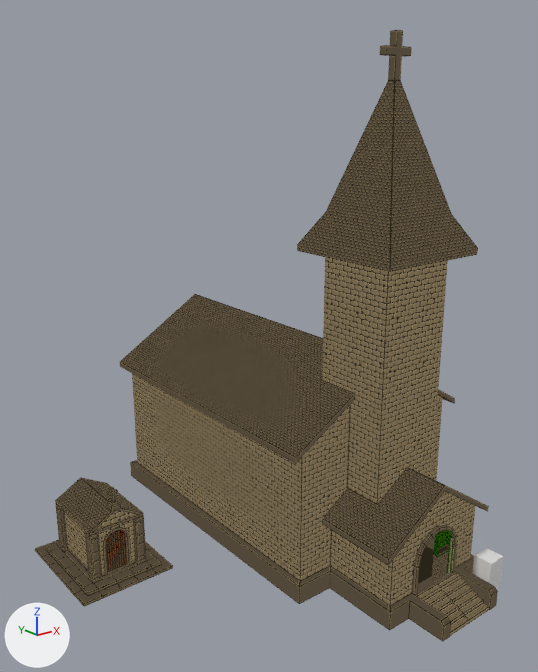
The Blender file Assets/_VanHelsingVR/Art/Blender/Props/Graveyard/Graveyard.blend: old version first, new version second.
The view is the same before and after, from a camera (50 mm lens) standing at (-25.5, -29.2, 23.1) and looking at (-3.5, -1.7, 12.1). Every picture has the same lights, and +X, +Y and +Z are marked at lower left. The older version comes first.

Before the edit, the objects in view are built like this:
```python
ob_church = bpy.data.objects.new('Church', me_cube_025)
ob_church.location = (0.0, 0.0, 5.0)
ob_churchdoor = bpy.data.objects.new('ChurchDoor', me_cube_037)
ob_churchdoor.location = (1.31, -10.12, 1.73)
ob_cube_004 = bpy.data.objects.new('Cube.004', me_cube_031)
ob_cube_004.location = (3.0, -11.0, 0.84)
ob_cube_004.scale = (1.0, 1.0, 1.7)
ob_door = bpy.data.objects.new('Door', me_cube_008)
ob_door.location = (-11.0, 1.17, 1.66)
ob_doorframe = bpy.data.objects.new('DoorFrame', me_cube_003)
ob_doorframe.location = (-11.0, 1.3, 1.66)
ob_mausoleum = bpy.data.objects.new('Mausoleum', me_cube)
ob_mausoleum.location = (-11.0, 3.0, 0.0)
ob_mausoleuminside = bpy.data.objects.new('MausoleumInside', me_cube_002)
ob_mausoleuminside.location = (-11.0, 3.0, 0.0)
# also in view: 'Stairs' at (0.0, -11.3, 0.5)
```
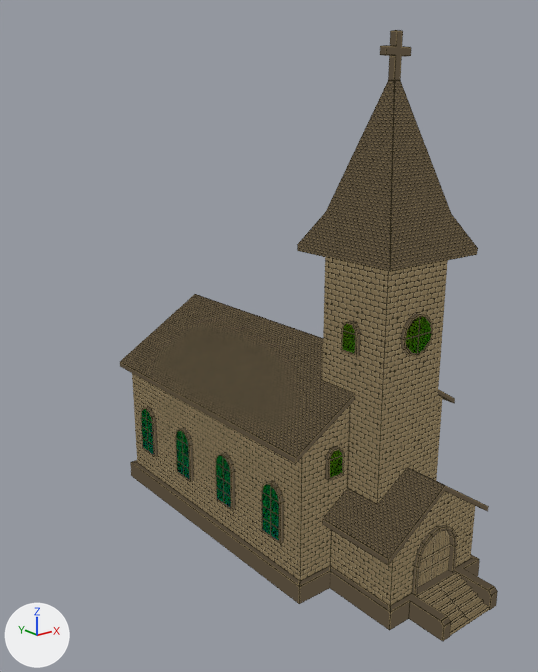
Location of each change, (x1, y1, x2, y2) in pixels of the pictures (538 x 672 px):
'Mausoleum', hidden (brown)
    before: (35, 477, 173, 607)
'ChurchDoor', moved
    before: (432, 531, 455, 582)
    after: (431, 531, 451, 580)
'ChurchWindowFrame.004', added (green)
    after: (262, 484, 280, 543)
'Cube.004', hidden
    before: (472, 547, 503, 588)
'CircularWindowFrame', added (green)
    after: (405, 316, 432, 355)
'DoorFrame', hidden (brown)
    before: (99, 520, 135, 576)
'Door', hidden (brown)
    before: (106, 530, 127, 572)
'ChurchWindowFrame.005', added (green)
    after: (216, 455, 231, 509)
'ChurchWindowFrame.006', added (green)
    after: (176, 430, 190, 480)
'ChurchDoor.001', added (brown)
    after: (418, 537, 434, 587)
'ChurchWindowFrame.007', added (green)
    after: (141, 409, 154, 455)
'SmallWindowFrame.003', added
    after: (342, 323, 356, 355)
'ChurchWindow.004', added
    after: (261, 481, 284, 544)
'SmallWindowFrame.001', added
    after: (329, 449, 343, 479)
'ChurchWindow.005', added
    after: (215, 452, 236, 511)
'CircularWindow', added
    after: (400, 313, 433, 356)
'ChurchWindow.006', added
    after: (175, 428, 194, 482)
'ChurchWindow.007', added
    after: (141, 407, 158, 457)
'SmallWindow.003', added
    after: (341, 321, 361, 357)
'SmallWindow.001', added
    after: (325, 446, 344, 481)
'MausoleumInside', hidden (mostly hidden)
    before: (108, 564, 128, 574)

What changed in the scene script:
```text
Change me_cube_037:
    remove me_cube_037.from_pydata(...)  # 66 vertices, 64 faces; spans x -1.31..0.0, y -0.03..0.22, z -0.73..2.08
    add me_cube_037.from_pydata(...)  # 66 vertices, 64 faces; spans x -1.31..0.0, y -0.22..0.03, z -0.77..2.05
    me_cube_037 part 1: the whole mesh is moved by (0.0, -0.19, -0.03)
Change ob_cube_004:
    add ob_cube_004.hide_set(True)
Change ob_churchdoor:
    ob_churchdoor.location: (1.31, -10.12, 1.73) -> (1.31, -9.72, 1.77)
Change ob_door:
    add ob_door.hide_set(True)  # its collection is switched off
Change ob_doorframe:
    add ob_doorframe.hide_set(True)  # its collection is switched off
Change ob_mausoleum:
    add ob_mausoleum.hide_set(True)  # its collection is switched off
Change ob_mausoleuminside:
    add ob_mausoleuminside.hide_set(True)  # its collection is switched off
Add ob_smallwindowframe_003:
    ob_smallwindowframe_003 = bpy.data.objects.new('SmallWindowFrame.003', me_cube_075)  # 11 vertices, 6 faces; spans x -0.438..0.438, y -0.219, z -0.688..0.688
    ob_smallwindowframe_003.location = (-2.0, -6.0, 12.75)
    ob_smallwindowframe_003.rotation_euler = (0.0, 0.0, 4.712)  # degrees (0, 0, 270)
Add ob_smallwindowframe_001:
    ob_smallwindowframe_001 = bpy.data.objects.new('SmallWindowFrame.001', me_cube_075.copy())
    ob_smallwindowframe_001.location = (-3.0, -6.0, 6.75)
Add ob_smallwindow_003:
    ob_smallwindow_003 = bpy.data.objects.new('SmallWindow.003', me_cube_076)  # 42 vertices, 42 faces; spans x -0.5..0.5, y -0.22..0.0, z -0.75..0.75
    ob_smallwindow_003.location = (-2.0, -6.0, 12.75)
    ob_smallwindow_003.rotation_euler = (0.0, 0.0, 4.712)  # degrees (0, 0, 270)
Add ob_smallwindow_001:
    ob_smallwindow_001 = bpy.data.objects.new('SmallWindow.001', me_cube_076.copy())
    ob_smallwindow_001.location = (-3.0, -6.0, 6.75)
Add ob_circularwindowframe:
    ob_circularwindowframe = bpy.data.objects.new('CircularWindowFrame', me_cylinder_025)  # 12 vertices, 1 face; spans x -0.94..0.94, y -0.22, z -0.94..0.94
    ob_circularwindowframe.location = (0.0, -8.0, 13.0)
Add ob_circularwindow:
    ob_circularwindow = bpy.data.objects.new('CircularWindow', me_cylinder_010)  # 48 vertices, 38 faces; spans x -1.0..1.0, y -0.22..0.0, z -1.0..1.0
    ob_circularwindow.location = (0.0, -8.0, 13.0)
Add ob_churchwindow_007:
    ob_churchwindow_007 = bpy.data.objects.new('ChurchWindow.007', me_cube_056)  # 42 vertices, 46 faces; spans x -0.75..0.75, y -0.22..0.0, z -1.5..1.5
    ob_churchwindow_007.location = (-5.0, 8.0, 4.0)
    ob_churchwindow_007.rotation_euler = (0.0, 0.0, 4.712)  # degrees (0, 0, 270)
Add ob_churchwindow_006:
    ob_churchwindow_006 = bpy.data.objects.new('ChurchWindow.006', me_cube_056.copy())
    ob_churchwindow_006.location = (-5.0, 4.0, 4.0)
    ob_churchwindow_006.rotation_euler = (0.0, 0.0, 4.712)  # degrees (0, 0, 270)
Add ob_churchwindow_005:
    ob_churchwindow_005 = bpy.data.objects.new('ChurchWindow.005', me_cube_056.copy())
    ob_churchwindow_005.location = (-5.0, 0.0, 4.0)
    ob_churchwindow_005.rotation_euler = (0.0, 0.0, 4.712)  # degrees (0, 0, 270)
Add ob_churchwindow_004:
    ob_churchwindow_004 = bpy.data.objects.new('ChurchWindow.004', me_cube_056.copy())
    ob_churchwindow_004.location = (-5.0, -4.0, 4.0)
    ob_churchwindow_004.rotation_euler = (0.0, 0.0, 4.712)  # degrees (0, 0, 270)
Add ob_churchwindowframe_007:
    ob_churchwindowframe_007 = bpy.data.objects.new('ChurchWindowFrame.007', me_cube_052)  # 11 vertices, 8 faces; spans x -0.69..0.69, y -0.22, z -1.44..1.44
    ob_churchwindowframe_007.location = (-5.0, 8.0, 4.0)
    ob_churchwindowframe_007.rotation_euler = (0.0, 0.0, 4.712)  # degrees (0, 0, 270)
Add ob_churchwindowframe_006:
    ob_churchwindowframe_006 = bpy.data.objects.new('ChurchWindowFrame.006', me_cube_052.copy())
    ob_churchwindowframe_006.location = (-5.0, 4.0, 4.0)
    ob_churchwindowframe_006.rotation_euler = (0.0, 0.0, 4.712)  # degrees (0, 0, 270)
Add ob_churchwindowframe_005:
    ob_churchwindowframe_005 = bpy.data.objects.new('ChurchWindowFrame.005', me_cube_052.copy())
    ob_churchwindowframe_005.location = (-5.0, 0.0, 4.0)
    ob_churchwindowframe_005.rotation_euler = (0.0, 0.0, 4.712)  # degrees (0, 0, 270)
Add ob_churchwindowframe_004:
    ob_churchwindowframe_004 = bpy.data.objects.new('ChurchWindowFrame.004', me_cube_052.copy())
    ob_churchwindowframe_004.location = (-5.0, -4.0, 4.0)
    ob_churchwindowframe_004.rotation_euler = (0.0, 0.0, 4.712)  # degrees (0, 0, 270)
Add ob_churchdoor_001:
    ob_churchdoor_001 = bpy.data.objects.new('ChurchDoor.001', me_cube_032)  # 66 vertices, 64 faces; spans x 0.0..1.31, y -0.22..0.03, z -0.77..2.05
    ob_churchdoor_001.location = (-1.31, -9.72, 1.77)
```
